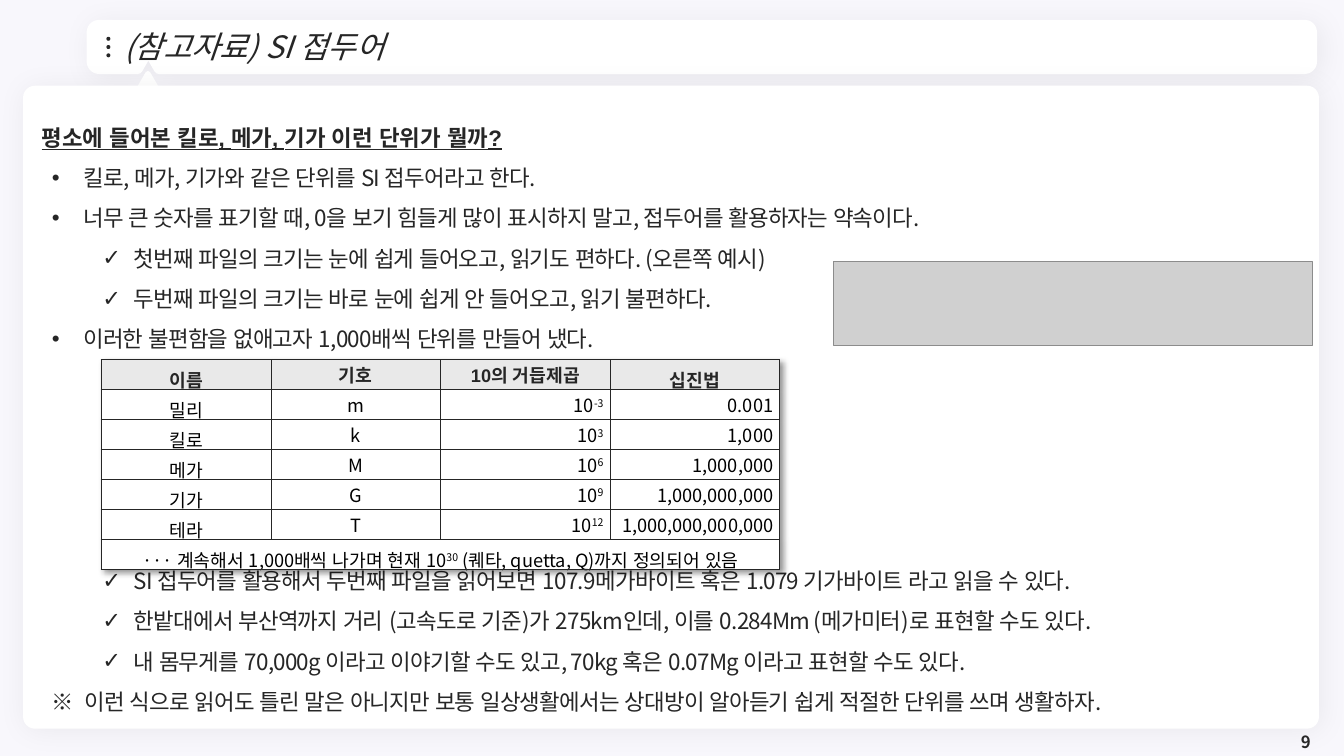
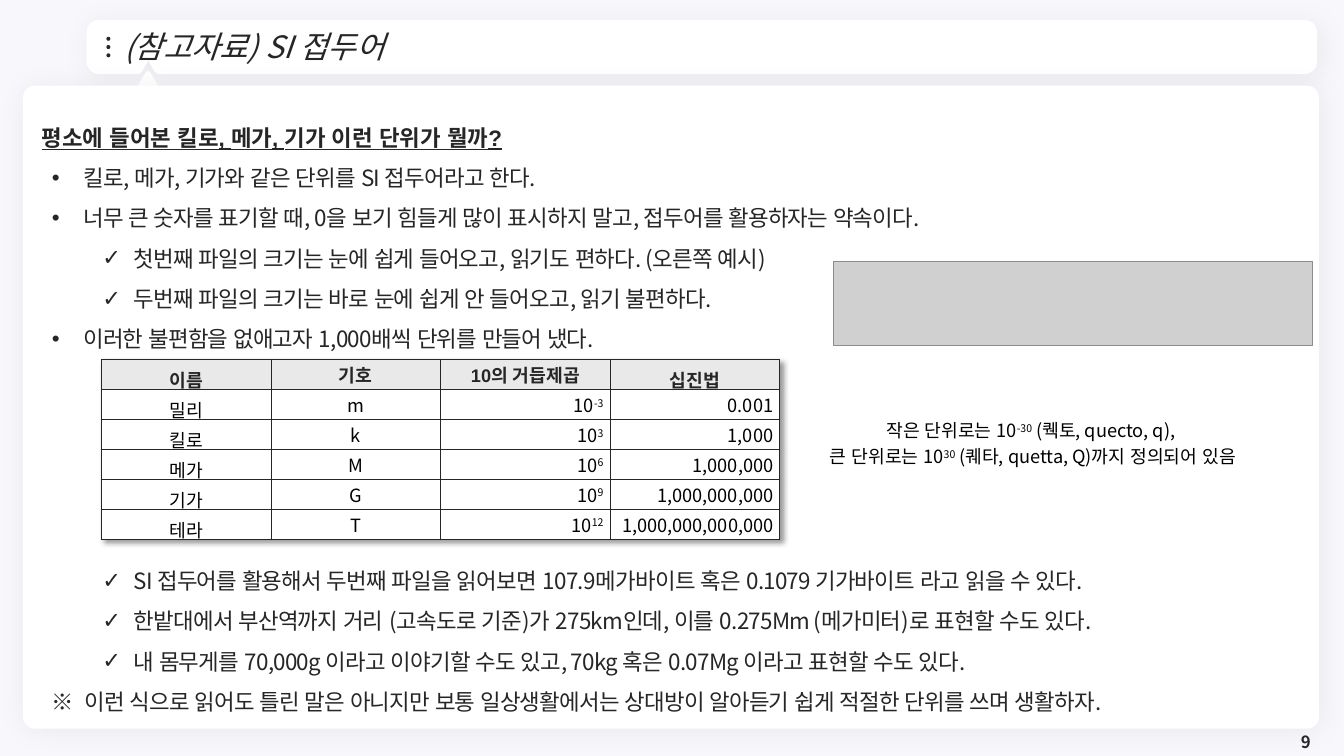
Before and after one commit to meandthey/Teaching, a slide deck: slide 9 of 에너지경제학/자원에너지경제학_Chapter_2.pptx. Drawn at 1344x756 pixels with LibreOffice and Linux fonts; fonts in the diff are those of the drawing; grey boxes stand for pictures; background and template pictures are left out. Boxes give left, top, right and bottom in pixels: in the first picture for what was removed or moved away, otherwise in the second. Text is boxed around its words. In the diff, an @@ line names an element or a change of style, - is before the commit and + after.

```diff
--- a/에너지경제학/자원에너지경제학_Chapter_2.pptx
+++ b/에너지경제학/자원에너지경제학_Chapter_2.pptx
@@ table at (101, 360, 778, 546) @@
-row 7: ··· 계속해서 1,000배씩 나가며 현재 1030 (퀘타, quetta, Q)까지 정의되어 있음 |  |  | 
@@ text added at (830, 422, 1235, 468), 13 pt, text #000000 @@
+작은 단위로는 10-30 (퀙토, quecto, q),
+큰 단위로는 1030 (퀘타, quetta, Q)까지 정의되어 있음
@@ text at (134, 570, 1092, 634): text changed @@
-  ✓ SI 접두어를 활용해서 두번째 파일을 읽어보면 107.9메가바이트 혹은 1.079 기가바이트 라고 읽을 수 있다.
-  ✓ 한밭대에서 부산역까지 거리 (고속도로 기준)가 275km인데, 이를 0.284Mm (메가미터)로 표현할 수도 있다.
+  ✓ SI 접두어를 활용해서 두번째 파일을 읽어보면 107.9메가바이트 혹은 0.1079 기가바이트 라고 읽을 수 있다.
+  ✓ 한밭대에서 부산역까지 거리 (고속도로 기준)가 275km인데, 이를 0.275Mm (메가미터)로 표현할 수도 있다.
```
Also in this commit, not shown: 3 other slides changed, 3 other files.
